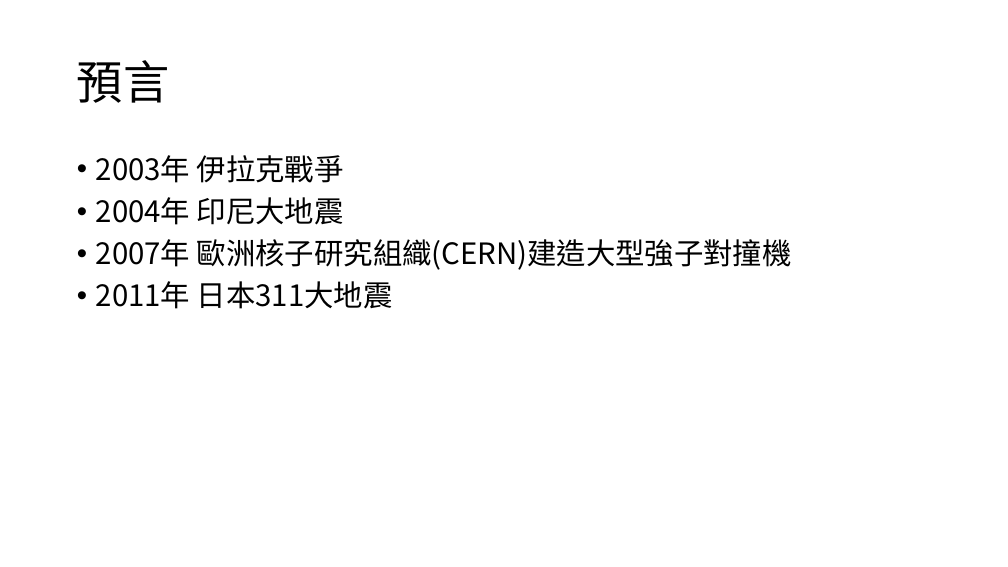
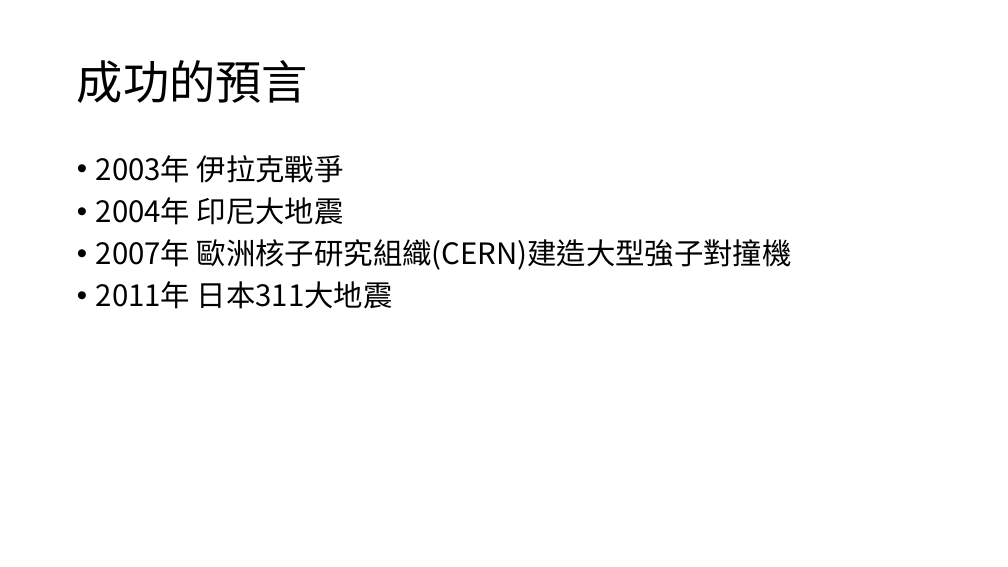
Before and after one commit to TaiChunYen/git, a slide deck: slide 16 of W044週報_戴君諺.pptx. Drawn at 1008x567 pixels with LibreOffice and Linux fonts; fonts in the diff are those of the drawing. Boxes give left, top, right and bottom in pixels: in the first picture for what was removed or moved away, otherwise in the second. Text is boxed around its words. In the diff, an @@ line names an element or a change of style, - is before the commit and + after.

```diff
--- a/W044週報_戴君諺.pptx
+++ b/W044週報_戴君諺.pptx
@@ title at (x1=77, y1=60, x2=308, y2=103): text changed @@
-預言
+成功的預言
```
Also in this commit, not shown: 6 other slides changed, 1 slide removed.
